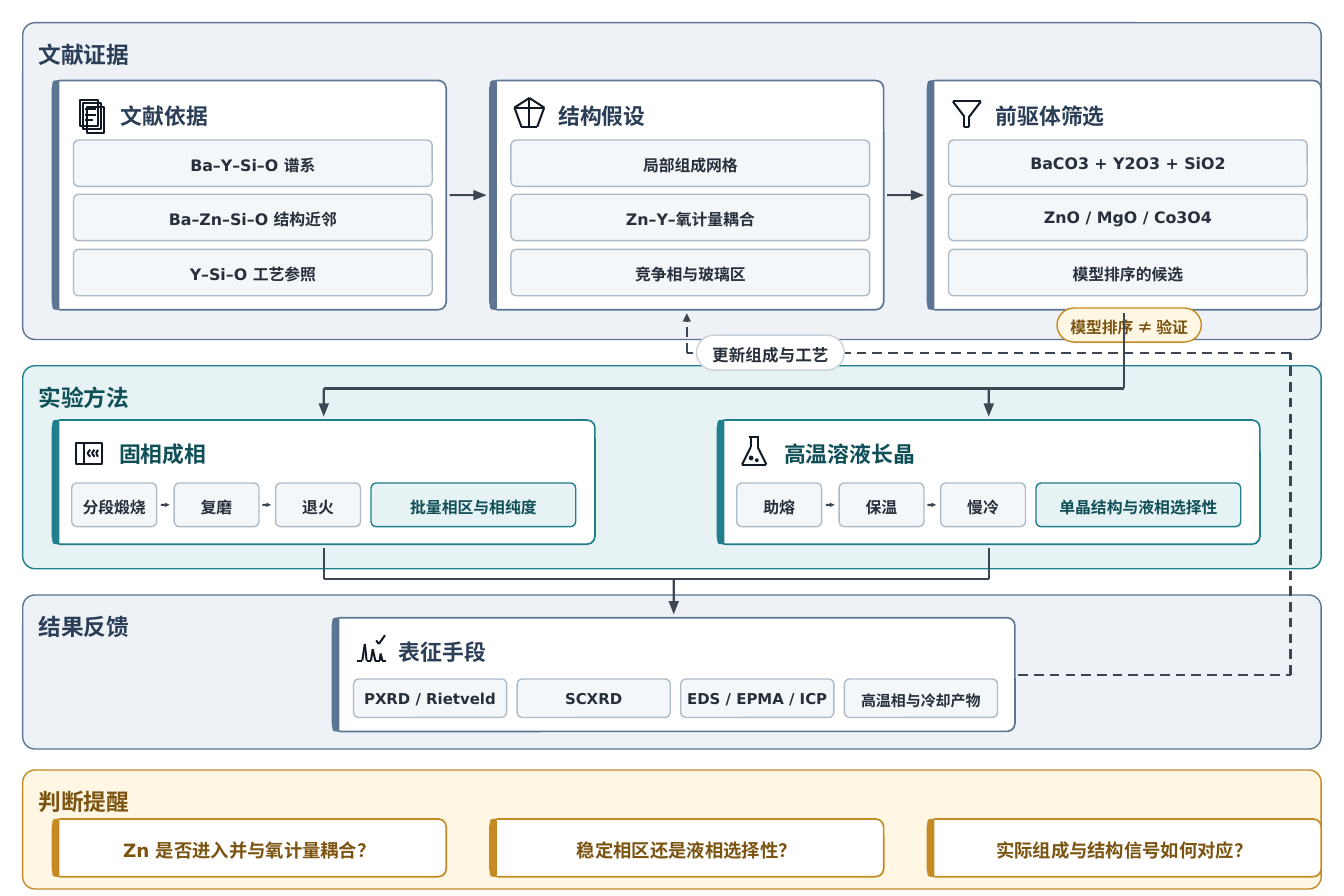
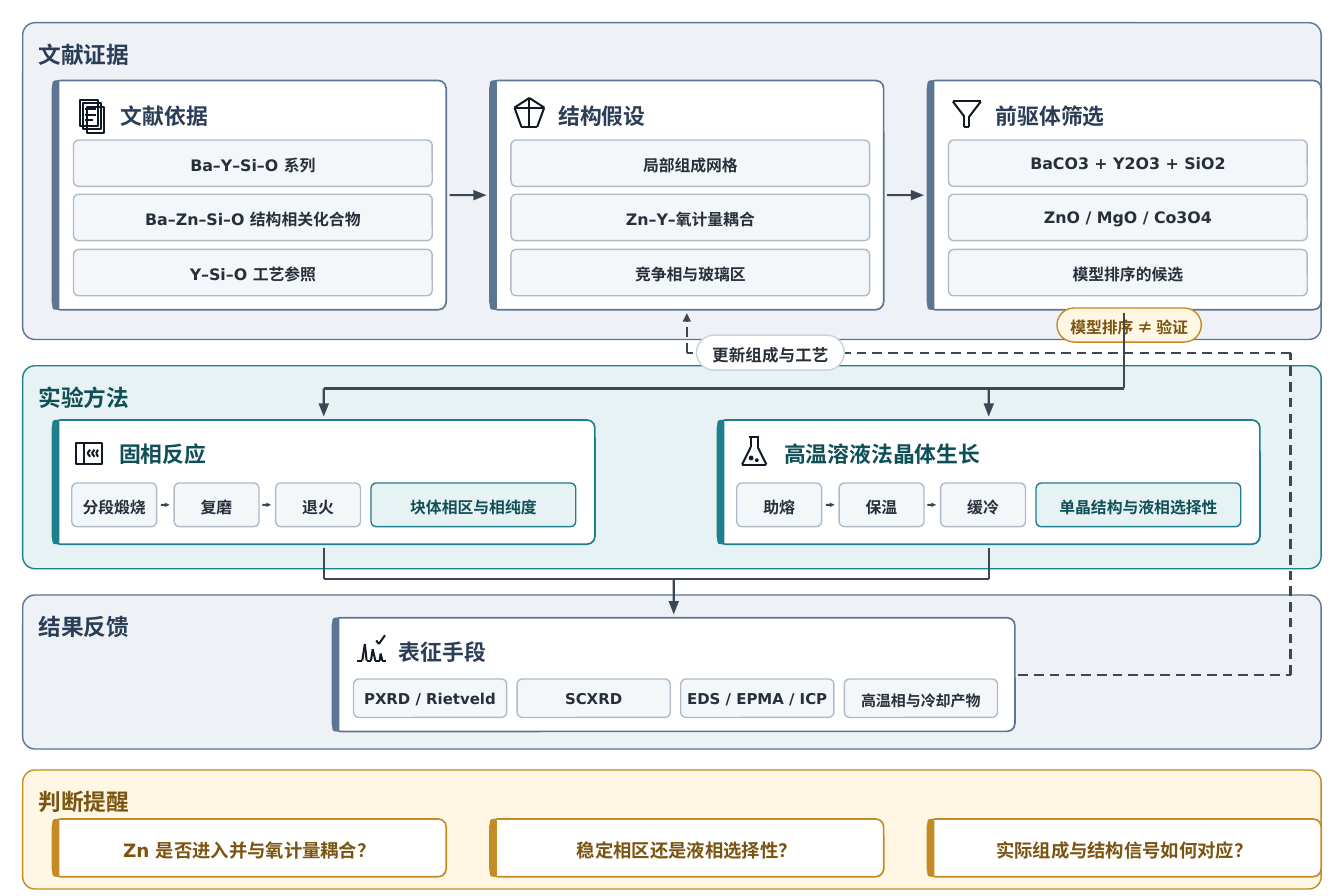
Before and after one commit to asimfish/goai-dashboard, a slide deck: slide 1 of media/figstudio/fig03_roadmap/fig03_research_roadmap_editable.pptx. Drawn at 1344x896 pixels with LibreOffice and Linux fonts; fonts in the diff are those of the drawing. Boxes give left, top, right and bottom in pixels: in the first picture for what was removed or moved away, otherwise in the second. Text is boxed around its words. In the diff, an @@ line names an element or a change of style, - is before the commit and + after.

```diff
--- a/media/figstudio/fig03_roadmap/fig03_research_roadmap_editable.pptx
+++ b/media/figstudio/fig03_roadmap/fig03_research_roadmap_editable.pptx
@@ text at [190, 157, 316, 173]: text changed @@
-Ba–Y–Si–O 谱系
+Ba–Y–Si–O 系列
@@ text at [145, 211, 361, 227]: text changed @@
-Ba–Zn–Si–O 结构近邻
+Ba–Zn–Si–O 结构相关化合物
@@ text at [119, 443, 206, 464]: text changed @@
-固相成相
+固相反应
@@ text at [784, 443, 980, 464]: text changed @@
-高温溶液长晶
+高温溶液法晶体生长
@@ text at [410, 499, 536, 515]: text changed @@
-批量相区与相纯度
+块体相区与相纯度
@@ text at [967, 499, 999, 515]: text changed @@
-慢冷
+缓冷
```
Also in this commit, not shown: 28 other files.
